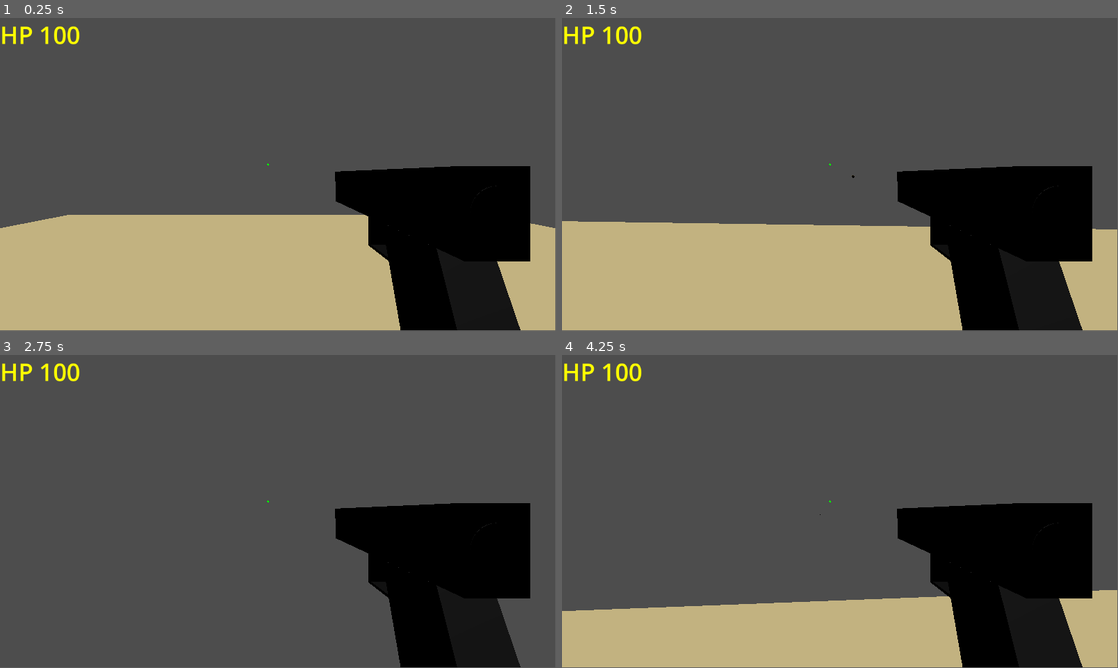
Above: before the commit, frames 1-4 (two rows, left to right).
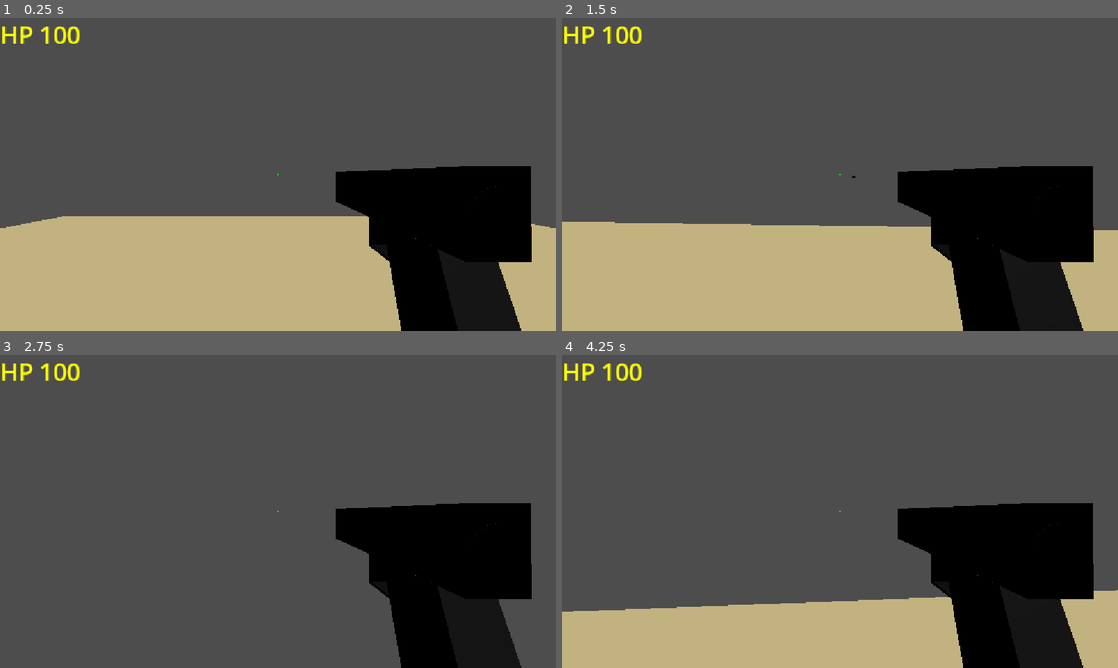
Above: after the commit, the same moments.

Repository: GazizVR/special-shot
Game: Godot game, scene res://scenes/Game.tscn
The game is run twice, just before and just after one commit, with the same random seed, the same clock (stepped at 60 frames per second) and the same inputs. This scene is started directly instead of the project's main scene.
Inputs (mouse positions are in pixels of both pictures, inside the frame that each line leads up to):
- Up to frame 1 (0.25 s): no input
- Up to frame 2 (1.5 s): tap Enter at 0.5 s; move the mouse to (867, 171) at 0.52 s; hold W (walk_forward) from 0.53 s (still down); tap Ctrl (crouch) at 0.6 s; move the mouse to (812, 174) at 1.27 s; click (812, 174) at 1.35 s
- Up to frame 3 (2.75 s): keep holding W (walk_forward); move the mouse to (289, 505) at 2.02 s; tap Ctrl (crouch) at 2.1 s
- Up to frame 4 (4.25 s): keep holding W (walk_forward); tap Space at 2.75 s; move the mouse to (834, 514) at 2.77 s; click (834, 514) at 2.85 s; move the mouse to (878, 514) at 3.52 s; tap Ctrl (crouch) at 3.6 s
In our replay, the window is 799x449 before the commit and 800x450 after it. These sizes can differ from the game's own. Grey fills any space a smaller window leaves; there, only what the larger window draws over its background counts as a difference.

The runs differ from the first frame. In frame 1, 0.7% of the frame differs, in the area x 0-100%, y 0-100%; in frame 2, 0.6%; in frame 3, 0.4%; in frame 4, 0.7%.

Commit message:
fix(player): расположение HpLabel строго слева сверху и Window Stretch = true,expand

Diff:
--- a/project.godot
+++ b/project.godot
@@ -18,6 +18,11 @@
 [autoload]
 
 NetworkHandler="*uid://ycr7eewqp4ok"
+
+[display]
+
+window/stretch/mode="canvas_items"
+window/stretch/aspect="expand"
 
 [input]
 
--- a/scenes/Player.tscn
+++ b/scenes/Player.tscn
@@ -45,25 +45,20 @@
 
 [node name="Control" type="Control" parent="CanvasLayer" unique_id=1776340400]
 layout_mode = 3
-anchors_preset = 8
-anchor_left = 0.5
-anchor_top = 0.5
-anchor_right = 0.5
-anchor_bottom = 0.5
-offset_left = -20.0
-offset_top = -20.0
-offset_right = 20.0
-offset_bottom = 20.0
+anchors_preset = 15
+anchor_right = 1.0
+anchor_bottom = 1.0
 grow_horizontal = 2
 grow_vertical = 2
 script = ExtResource("3_3li8b")
 
-[node name="HPLabel" type="Label" parent="CanvasLayer/Control" unique_id=914208432]
+[node name="HPLabel" type="Label" parent="CanvasLayer/Control" unique_id=889901948]
 layout_mode = 1
-offset_left = -556.0
-offset_top = -304.0
-offset_right = -475.0
-offset_bottom = -235.0
+anchors_preset = 15
+anchor_right = 1.0
+anchor_bottom = 1.0
+grow_horizontal = 2
+grow_vertical = 2
 theme_override_colors/font_color = Color(1, 1, 0, 1)
 theme_override_font_sizes/font_size = 50
 
--- a/scripts/player_gui.gd
+++ b/scripts/player_gui.gd
@@ -2,7 +2,8 @@
 
 func _draw() -> void:
 	if !is_multiplayer_authority(): return
-	draw_circle(Vector2(0,0),2.0,Color.GREEN)
+	var win_size = get_viewport().get_visible_rect().size/2
+	draw_circle(win_size,2.0,Color.GREEN)
 
 func _notification(what: int) -> void:
 	if what == NOTIFICATION_PAUSED:
